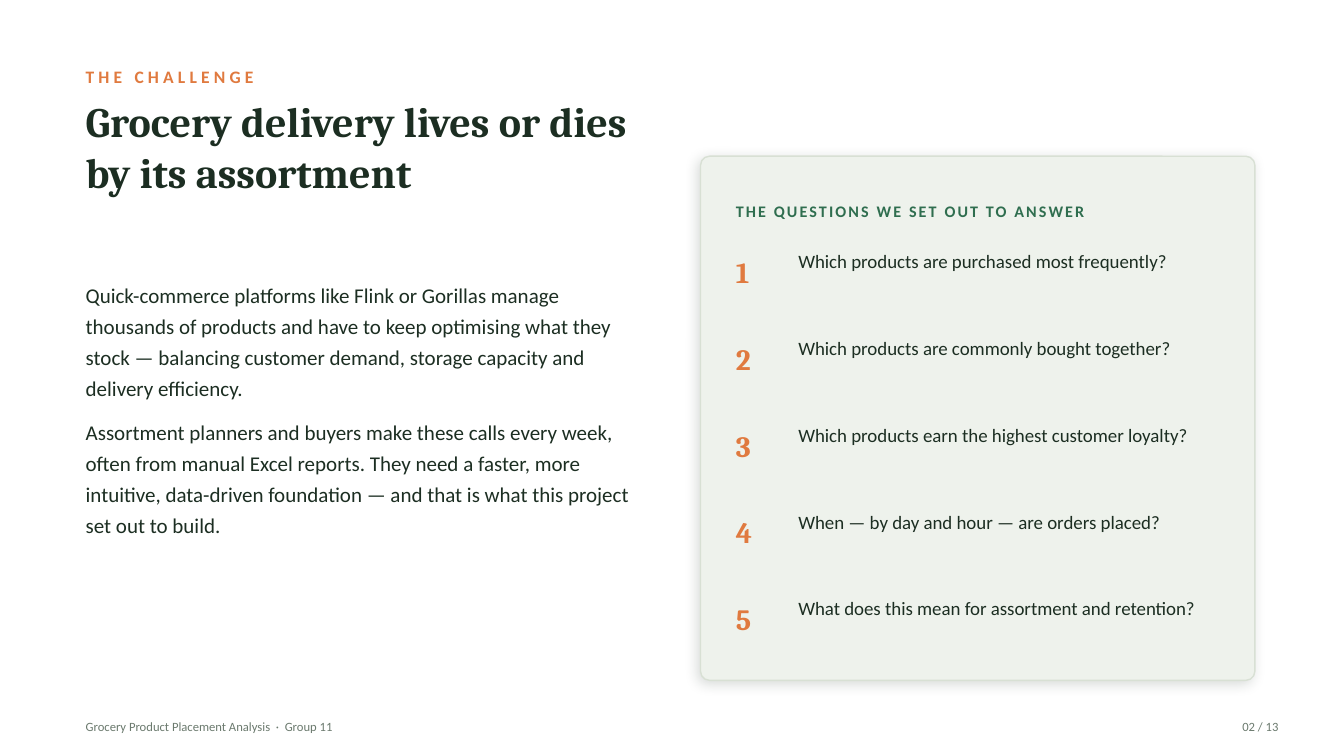
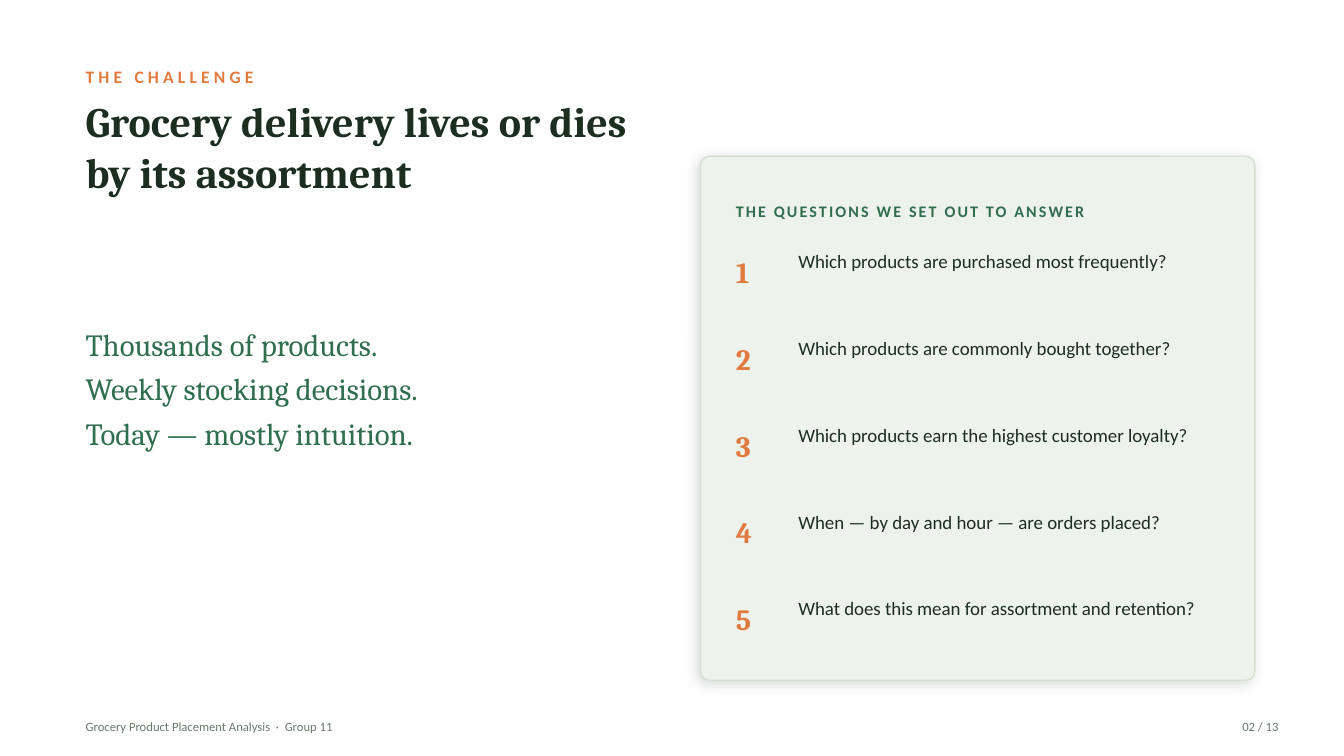
Before and after one commit to peslar01/ad24-11-grocery-product-placement-analysis, a slide deck: slide 2 of presentation/PODSV_Presentation_Group11.pptx. Drawn at 1344x756 pixels with LibreOffice and Linux fonts; fonts in the diff are those of the drawing. Boxes give left, top, right and bottom in pixels: in the first picture for what was removed or moved away, otherwise in the second. Text is boxed around its words. In the diff, an @@ line names an element or a change of style, - is before the commit and + after.

```diff
--- a/presentation/PODSV_Presentation_Group11.pptx
+++ b/presentation/PODSV_Presentation_Group11.pptx
@@ text at (x1=86, y1=334, x2=418, y2=452): text changed; size 15 to 22 pt; font Calibri to Cambria; text colour #1C2E22 to #2F6E4F @@
-Quick-commerce platforms like Flink or Gorillas manage thousands of products and have to keep optimising what they stock — balancing customer demand, storage capacity and delivery efficiency.
-Assortment planners and buyers make these calls every week, often from manual Excel reports. They need a faster, more intuitive, data-driven foundation — and that is what this project set out to build.
+Thousands of products.
+Weekly stocking decisions.
+Today — mostly intuition.
```
Also in this commit, not shown: 11 other slides changed, 1 slide added, 1 slide removed, 8 other files.
